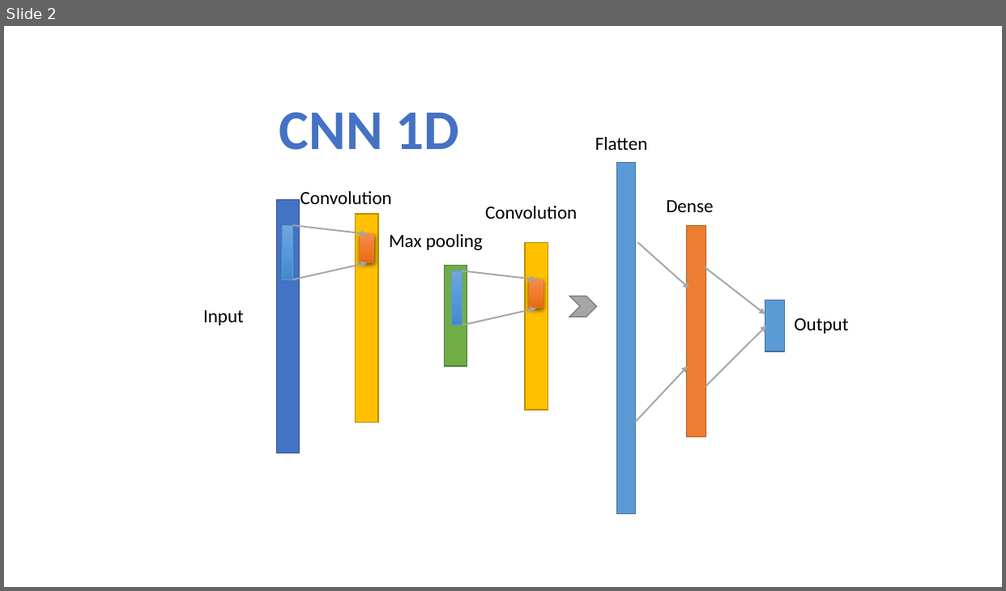
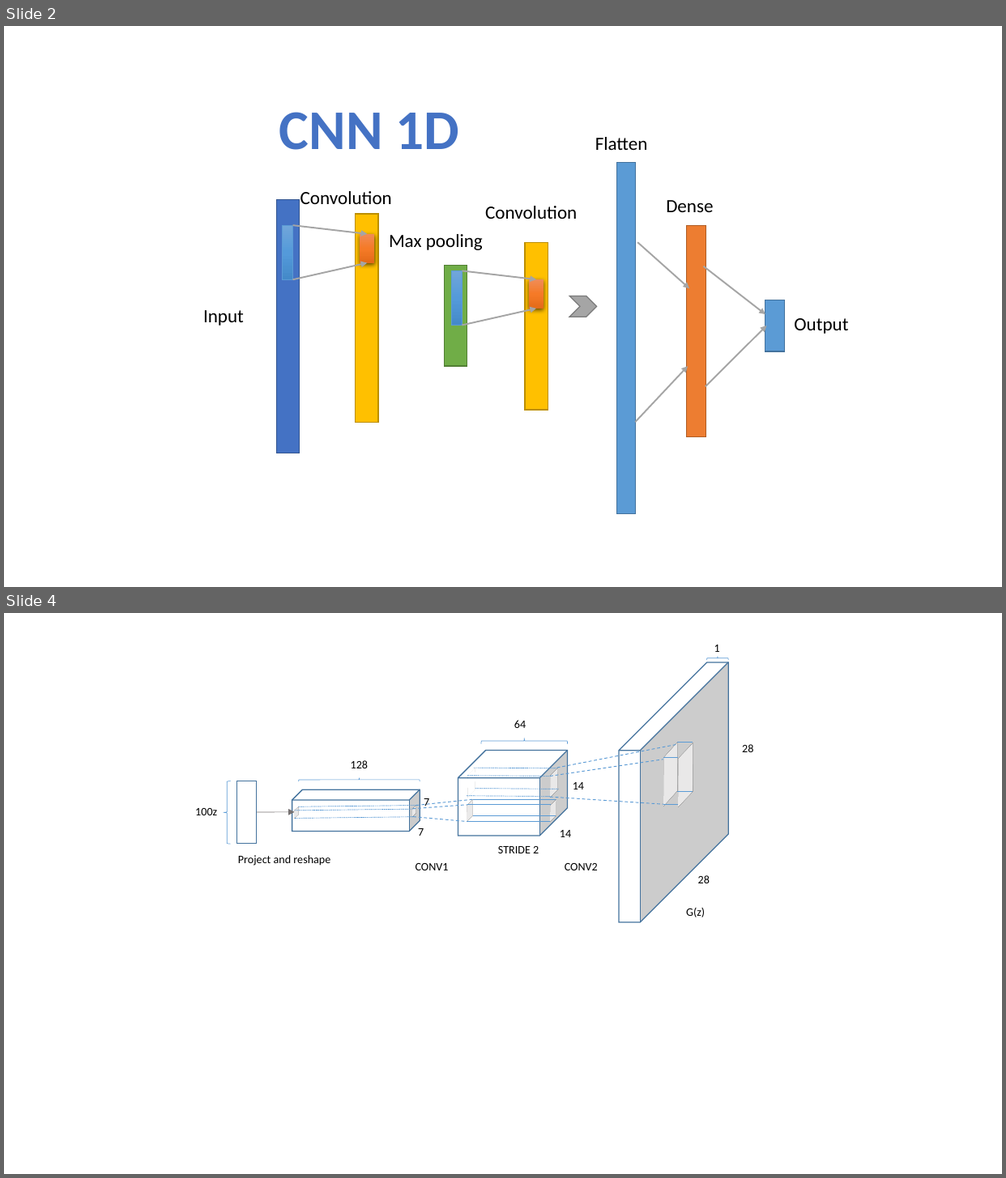
Before and after one commit to DreamPurchaseZnz/Picture, a slide deck: GANs_model.pptx. Shown one above the other, each under a label of ours: slide 2 before the commit, slides 2 and 4 after it; the slides between them are not shown. The pictures are 1006x591 and 1006x1178 pixels, drawn with LibreOffice and Linux fonts; fonts in the diff are those of the drawing. Boxes give left, top, right and bottom in pixels: in the first picture for what was removed or moved away, otherwise in the second. Text is boxed around its words. In the diff, an @@ line names an element or a change of style, - is before the commit and + after.

```diff
--- a/GANs_model.pptx
+++ b/GANs_model.pptx
@@ slide 4 added at box(4, 613, 1002, 1174), background #FFFFFF @@
@@ group added at box(195, 645, 753, 922): 21 lines, 15 texts, 9 rectangles, 4 left braces, 3 cubes, 1 arrow @@
+100z
+128
+7
+Project and reshape
+CONV1
+CONV2
+64
+7
+14
+14
+STRIDE 2
+1
+28
+28
+G(z)
```
Also in this commit, not shown: 4 slides changed, 4 other slides added, 1 slide removed, 7 other files.
